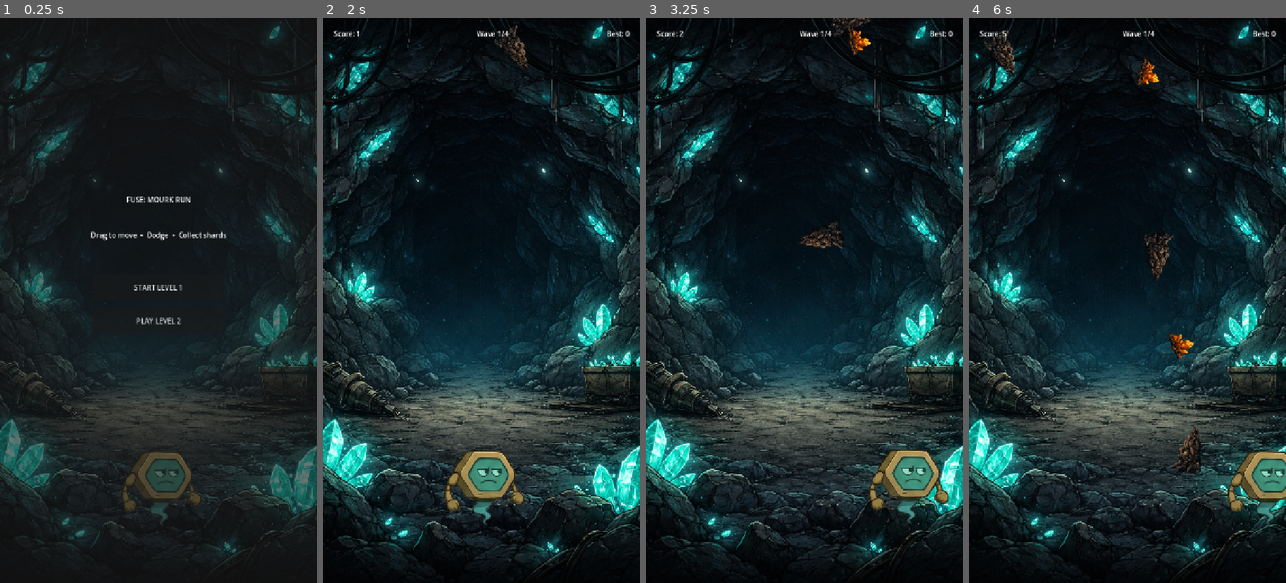
Above: before the commit, frames 1-4 (left to right).
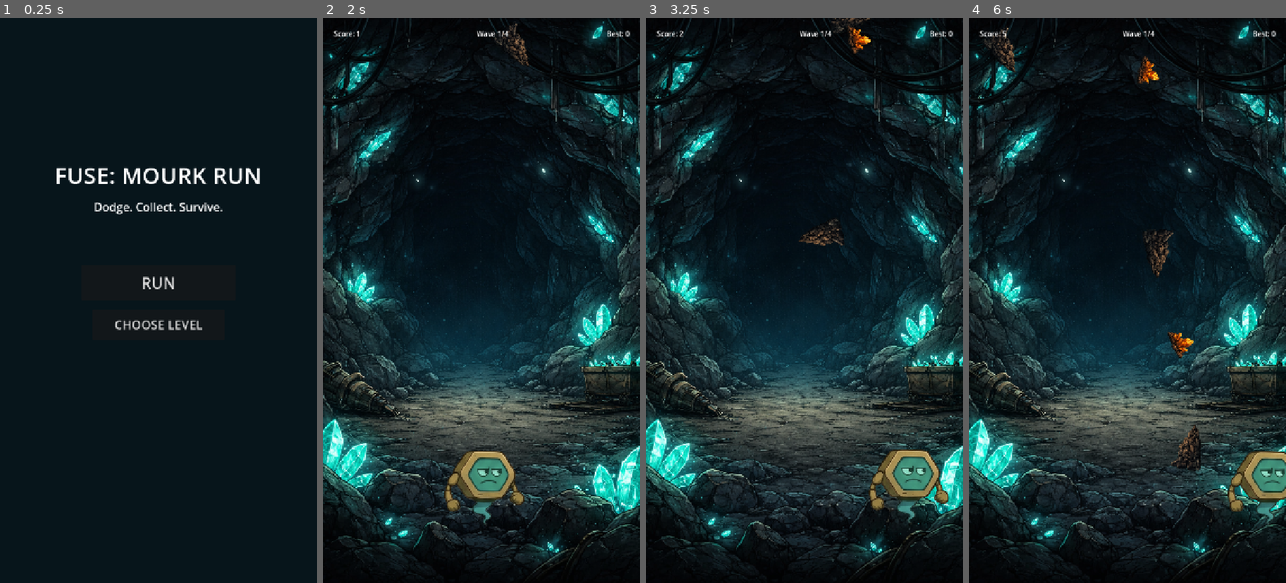
Above: after the commit, the same moments.

Repository: humeurworld-hash/fuse-drift
Game: Godot game, scene res://scenes/menu/Menu.tscn
The game is run twice, just before and just after one commit, with the same random seed, the same clock (stepped at 60 frames per second) and the same inputs. Before the commit the project starts from res://scenes/game/Game.tscn. Sound files missing from this copy of the repository are replaced by a short silence.
Inputs (mouse positions are in pixels of both pictures, inside the frame that each line leads up to):
- Up to frame 1 (0.25 s): no input
- Up to frame 2 (2 s): click (481, 283) at 0.5 s, where only the run after the commit has a clickable "RUN"; move the mouse to (551, 272) at 1.27 s; click (551, 272) at 1.42 s
- Up to frame 3 (3.25 s): drag from (741, 328) to (842, 40) at 2.02 s; move the mouse to (836, 176) at 2.77 s; click (836, 176) at 2.92 s
- Up to frame 4 (6 s): drag from (1111, 413) to (1171, 51) at 3.52 s; move the mouse to (1222, 385) at 4.27 s; click (1222, 385) at 4.42 s; drag from (1032, 215) to (1159, 80) at 5.02 s; move the mouse to (1143, 300) at 5.77 s; click (1143, 300) at 5.92 s

The runs differ from the first frame. In frame 1, 21% of the frame differs, in the area x 0-100%, y 0-98%; in frame 2, 0.2%; in frame 3, 0.5%; in frame 4, 1.1%.

Commit message:
Add main menu screen with RUN and CHOOSE LEVEL
- Menu.tscn: background slot at scenes/menu/menu_bg.PNG (fallback dark color), title, RUN button, CHOOSE LEVEL panel with Level 1/2 buttons and BACK
- menu.gd: loads bg same pattern as game, sets Global.selected_level then changes scene
- global.gd: autoload singleton passing selected_level between scenes
- project.godot: main scene → Menu.tscn, Global autoload registered
- game.gd: auto-starts correct level from Global.selected_level on _ready; MENU buttons now return to Menu.tscn

Co-Authored-By: Claude Sonnet 4.6 <noreply@anthropic.com>

Diff:
--- a/project.godot
+++ b/project.godot
@@ -15,9 +15,13 @@
 [application]
 
 config/name="Fuse: Mourk Run"
-run/main_scene="res://scenes/game/Game.tscn"
+run/main_scene="res://scenes/menu/Menu.tscn"
 config/features=PackedStringArray("4.6", "Mobile")
 config/icon="res://icon.svg"
+
+[autoload]
+
+Global="*res://scripts/global.gd"
 
 [display]
 
--- /dev/null
+++ b/scenes/menu/Menu.tscn
@@ -0,0 +1,90 @@
+[gd_scene format=3 uid="uid://fuse_menu"]
+
+[ext_resource type="Script" path="res://scripts/menu/menu.gd" id="1_menu"]
+
+[node name="Menu" type="Node2D"]
+script = ExtResource("1_menu")
+
+[node name="FallbackBG" type="ColorRect" parent="."]
+color = Color(0.027, 0.082, 0.106, 1)
+offset_right = 720.0
+offset_bottom = 1280.0
+
+[node name="BackgroundArt" type="Sprite2D" parent="."]
+visible = false
+
+[node name="UI" type="CanvasLayer" parent="."]
+
+[node name="TitleLabel" type="Label" parent="UI"]
+offset_left = 0.0
+offset_top = 320.0
+offset_right = 720.0
+offset_bottom = 400.0
+horizontal_alignment = 1
+text = "FUSE: MOURK RUN"
+theme_override_font_sizes/font_size = 52
+
+[node name="SubtitleLabel" type="Label" parent="UI"]
+offset_left = 60.0
+offset_top = 410.0
+offset_right = 660.0
+offset_bottom = 460.0
+horizontal_alignment = 1
+text = "Dodge. Collect. Survive."
+theme_override_font_sizes/font_size = 26
+
+[node name="RunButton" type="Button" parent="UI"]
+offset_left = 185.0
+offset_top = 560.0
+offset_right = 535.0
+offset_bottom = 640.0
+text = "RUN"
+theme_override_font_sizes/font_size = 36
+
+[node name="ChooseLevelButton" type="Button" parent="UI"]
+offset_left = 210.0
+offset_top = 660.0
+offset_right = 510.0
+offset_bottom = 730.0
+text = "CHOOSE LEVEL"
+theme_override_font_sizes/font_size = 28
+
+[node name="ChooseLevelPanel" type="Panel" parent="UI"]
+visible = false
+offset_left = 100.0
+offset_top = 460.0
+offset_right = 620.0
+offset_bottom = 820.0
+
+[node name="PanelTitle" type="Label" parent="UI/ChooseLevelPanel"]
+offset_left = 0.0
+offset_top = 30.0
+offset_right = 520.0
+offset_bottom = 80.0
+horizontal_alignment = 1
+text = "SELECT LEVEL"
+theme_override_font_sizes/font_size = 32
+
+[node name="Level1Button" type="Button" parent="UI/ChooseLevelPanel"]
+offset_left = 85.0
+offset_top = 110.0
+offset_right = 435.0
+offset_bottom = 185.0
+text = "LEVEL 1  —  The Surface"
+theme_override_font_sizes/font_size = 26
+
+[node name="Level2Button" type="Button" parent="UI/ChooseLevelPanel"]
+offset_left = 85.0
+offset_top = 205.0
+offset_right = 435.0
+offset_bottom = 280.0
+text = "LEVEL 2  —  The Canvas"
+theme_override_font_sizes/font_size = 26
+
+[node name="BackButton" type="Button" parent="UI/ChooseLevelPanel"]
+offset_left = 160.0
+offset_top = 300.0
+offset_right = 360.0
+offset_bottom = 360.0
+text = "BACK"
+theme_override_font_sizes/font_size = 24
--- a/scripts/game/game.gd
+++ b/scripts/game/game.gd
@@ -55,7 +55,10 @@
 	best_score = load_best_score()
 	_setup_ui()
 	_connect_signals()
-	_show_start_screen()
+	match Global.selected_level:
+		1: start_level_1()
+		2: start_level_2()
+		_: _show_start_screen()
 
 func _process(delta: float) -> void:
 	if state != GameState.PLAYING:
@@ -124,21 +127,7 @@
 				return
 
 func _show_start_screen() -> void:
-	state = GameState.START
-	level1_spawner.stop_run()
-	level2_spawner.stop_run()
-	clear_run_objects()
-	player.reset_player()
-	player.disable_control()
-	start_panel.visible = true
-	game_over_panel.visible = false
-	level_clear_panel.visible = false
-	score_label.visible = false
-	best_label.visible = false
-	wave_label.visible = false
-	health_label.visible = false
-	best_label.text = "Best: %d" % best_score
-	_setup_background(LEVEL_1_BG_TEXTURE_PATHS)
+	get_tree().change_scene_to_file("res://scenes/menu/Menu.tscn")
 
 func _restart_current_level() -> void:
 	if state == GameState.COMPLETE and current_level == 1:
--- /dev/null
+++ b/scripts/global.gd
@@ -0,0 +1,4 @@
+extends Node
+
+# 0 = show start panel, 1 = auto-start level 1, 2 = auto-start level 2
+var selected_level: int = 0
--- /dev/null
+++ b/scripts/menu/menu.gd
@@ -0,0 +1,67 @@
+extends Node2D
+
+# Drop your menu background image at:
+#   res://scenes/menu/menu_bg.PNG
+# It will load automatically.
+
+const BG_PATHS := [
+	"res://scenes/menu/menu_bg.PNG",
+	"res://scenes/menu/menu_bg.png",
+]
+
+@onready var fallback_bg: ColorRect = $FallbackBG
+@onready var background_art: Sprite2D = $BackgroundArt
+@onready var run_button: Button = $UI/RunButton
+@onready var choose_level_button: Button = $UI/ChooseLevelButton
+@onready var choose_panel: Panel = $UI/ChooseLevelPanel
+@onready var level1_button: Button = $UI/ChooseLevelPanel/Level1Button
+@onready var level2_button: Button = $UI/ChooseLevelPanel/Level2Button
+@onready var back_button: Button = $UI/ChooseLevelPanel/BackButton
+
+func _ready() -> void:
+	_setup_background()
+	choose_panel.visible = false
+	run_button.pressed.connect(_on_run)
+	choose_level_button.pressed.connect(_on_choose_level)
+	level1_button.pressed.connect(_on_level1)
+	level2_button.pressed.connect(_on_level2)
+	back_button.pressed.connect(_on_back)
+
+func _setup_background() -> void:
+	var vp := get_viewport_rect().size
+	fallback_bg.size = vp
+	fallback_bg.visible = true
+	background_art.visible = false
+	for path in BG_PATHS:
+		if ResourceLoader.exists(path):
+			var tex: Texture2D = load(path)
+			if tex:
+				background_art.texture = tex
+				background_art.position = vp * 0.5
+				var s := tex.get_size()
+				background_art.scale = Vector2.ONE * maxf(vp.x / s.x, vp.y / s.y)
+				background_art.visible = true
+				fallback_bg.visible = false
+				return
+
+func _on_run() -> void:
+	Global.selected_level = 1
+	get_tree().change_scene_to_file("res://scenes/game/Game.tscn")
+
+func _on_choose_level() -> void:
+	run_button.visible = false
+	choose_level_button.visible = false
+	choose_panel.visible = true
+
+func _on_level1() -> void:
+	Global.selected_level = 1
+	get_tree().change_scene_to_file("res://scenes/game/Game.tscn")
+
+func _on_level2() -> void:
+	Global.selected_level = 2
+	get_tree().change_scene_to_file("res://scenes/game/Game.tscn")
+
+func _on_back() -> void:
+	choose_panel.visible = false
+	run_button.visible = true
+	choose_level_button.visible = true
